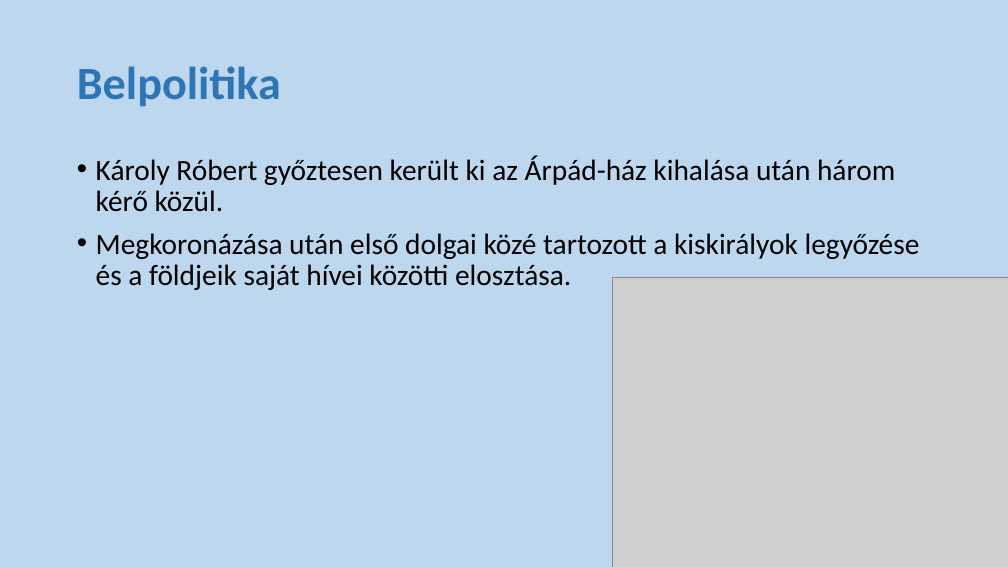
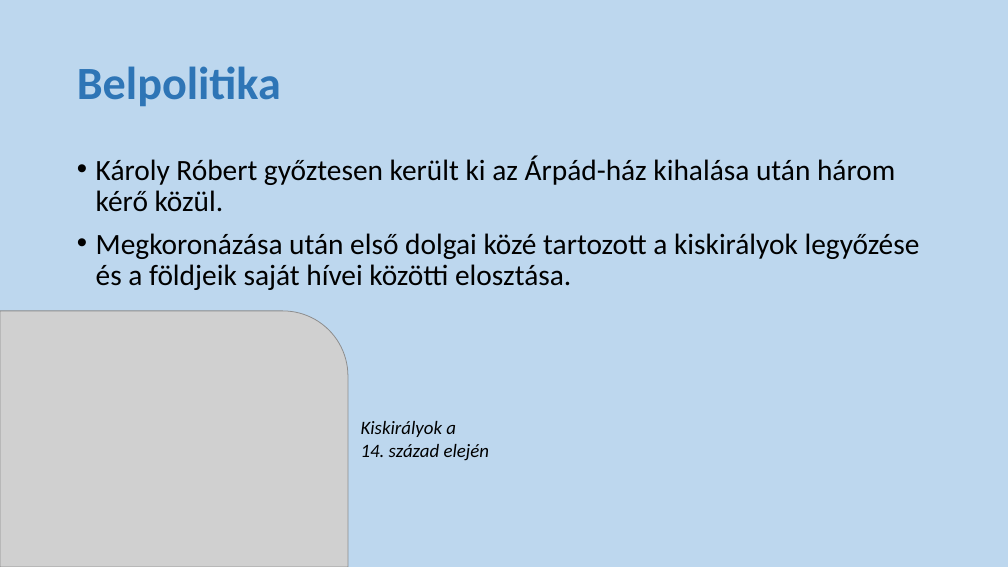
Before and after one commit to gyergyakliviusz/tori_tetelek, a slide deck: slide 2 of 14. Károly Róbert gazdasági reformjai. A magyar városfejlődés korai szakasza.pptx. Drawn at 1008x567 pixels with LibreOffice and Linux fonts; fonts in the diff are those of the drawing; grey boxes stand for pictures. Boxes give left, top, right and bottom in pixels: in the first picture for what was removed or moved away, otherwise in the second. Text is boxed around its words. In the diff, an @@ line names an element or a change of style, - is before the commit and + after.

```diff
--- a/14. Károly Róbert gazdasági reformjai. A magyar városfejlődés korai szakasza.pptx
+++ b/14. Károly Róbert gazdasági reformjai. A magyar városfejlődés korai szakasza.pptx
@@ picture: place and size @@
-picture at (613, 278, 1008, 567)
+picture at (0, 311, 348, 567)
@@ text added at (361, 421, 490, 461), 18 pt, text #000000, italic @@
+Kiskirályok a
+14. század elején
```
Also in this commit, not shown: 3 other slides changed, 8 other files.
